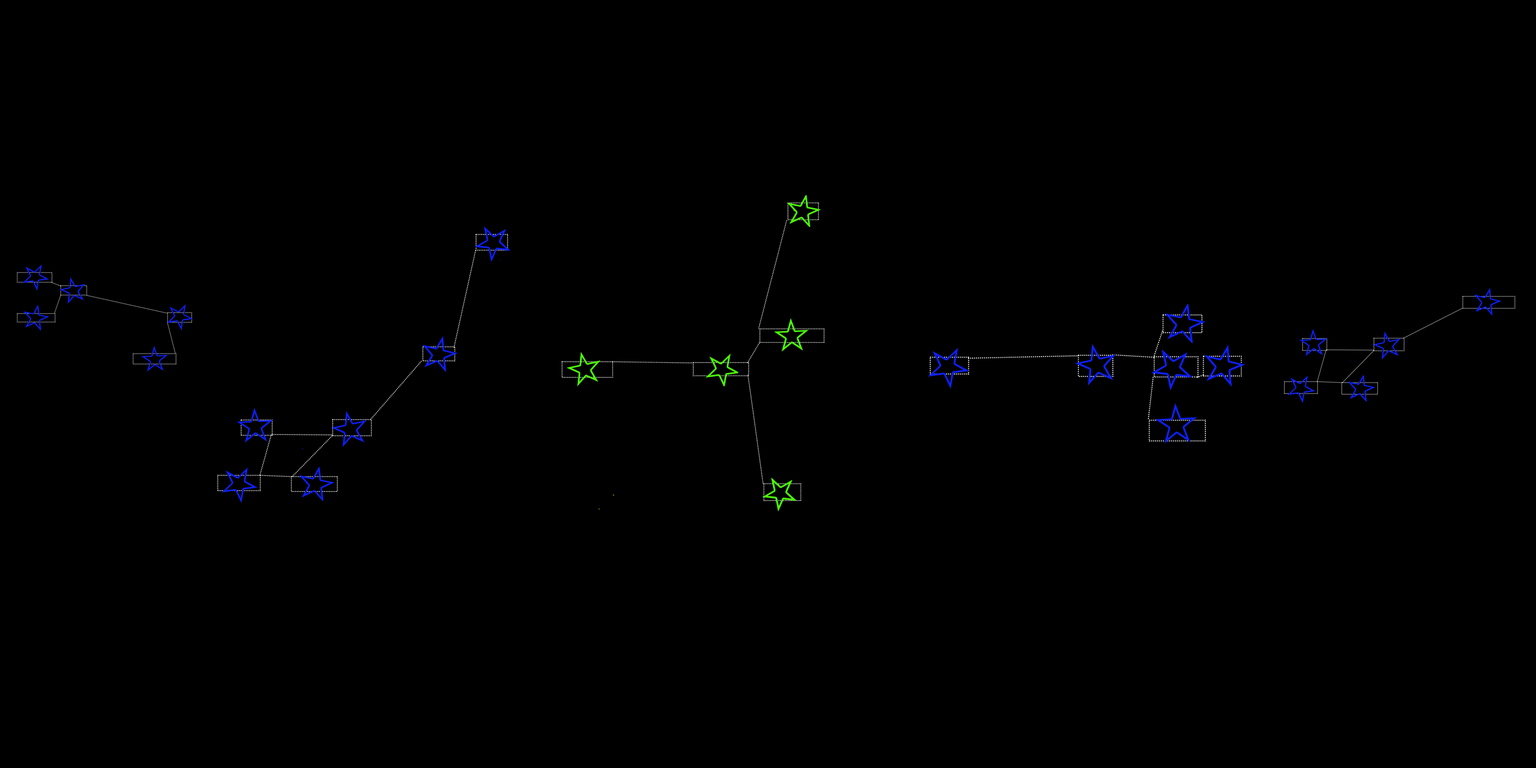
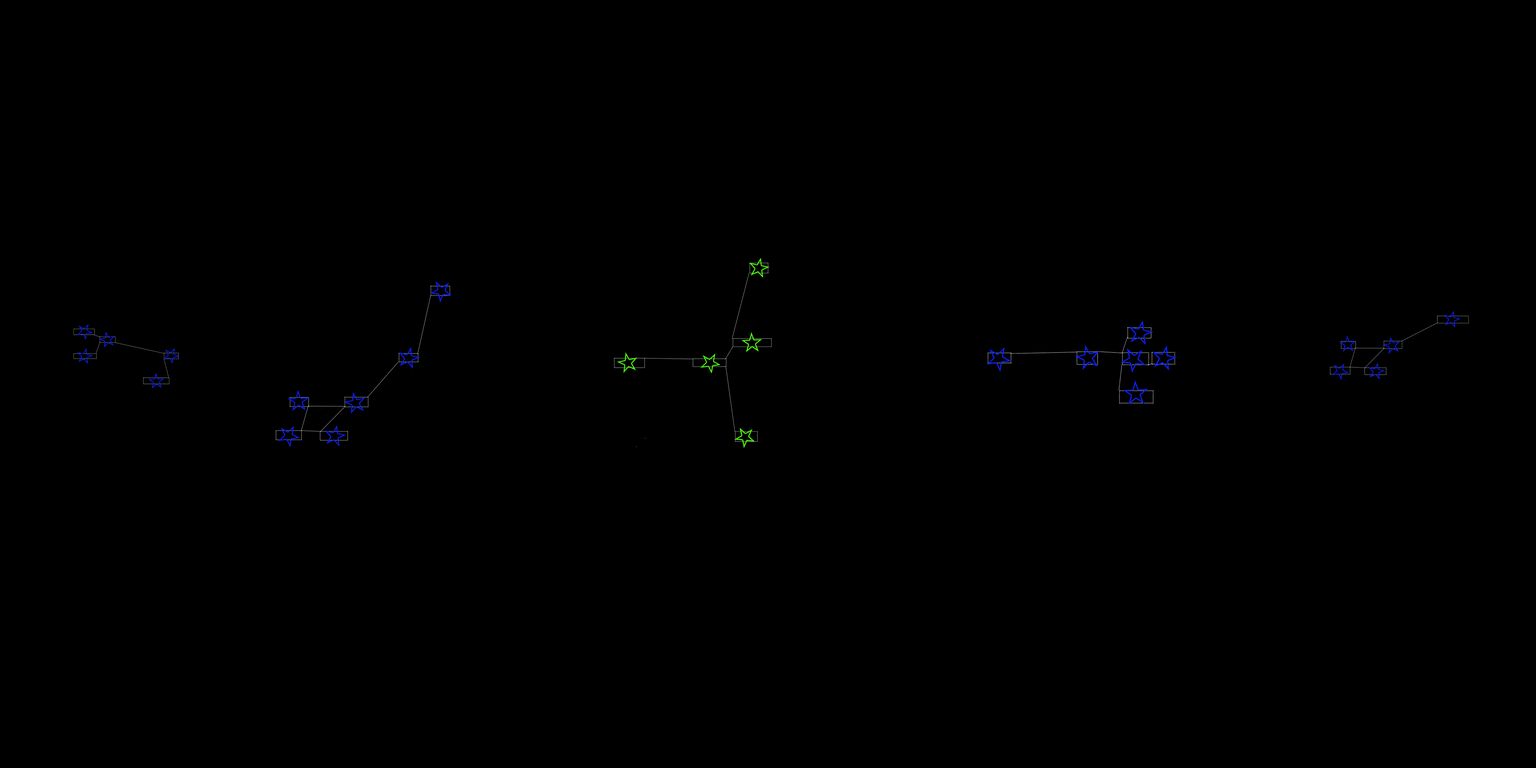
Layers edited between the first and the second 1536 x 768 image:
painted on "virgo" over [561, 194, 825, 512]
painted on "cygnus" over [927, 303, 1246, 444]
painted on "ursa major" over [217, 223, 511, 504]
painted on "ursa minor" over [1283, 287, 1516, 404]
painted on "canis major" over [16, 264, 194, 389]
